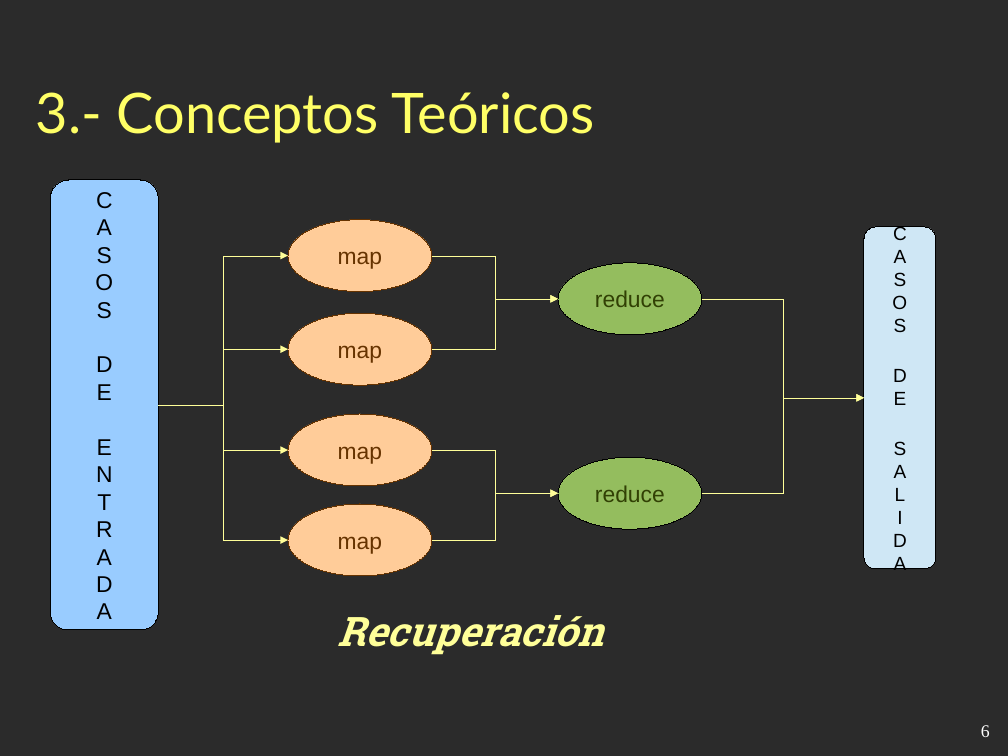
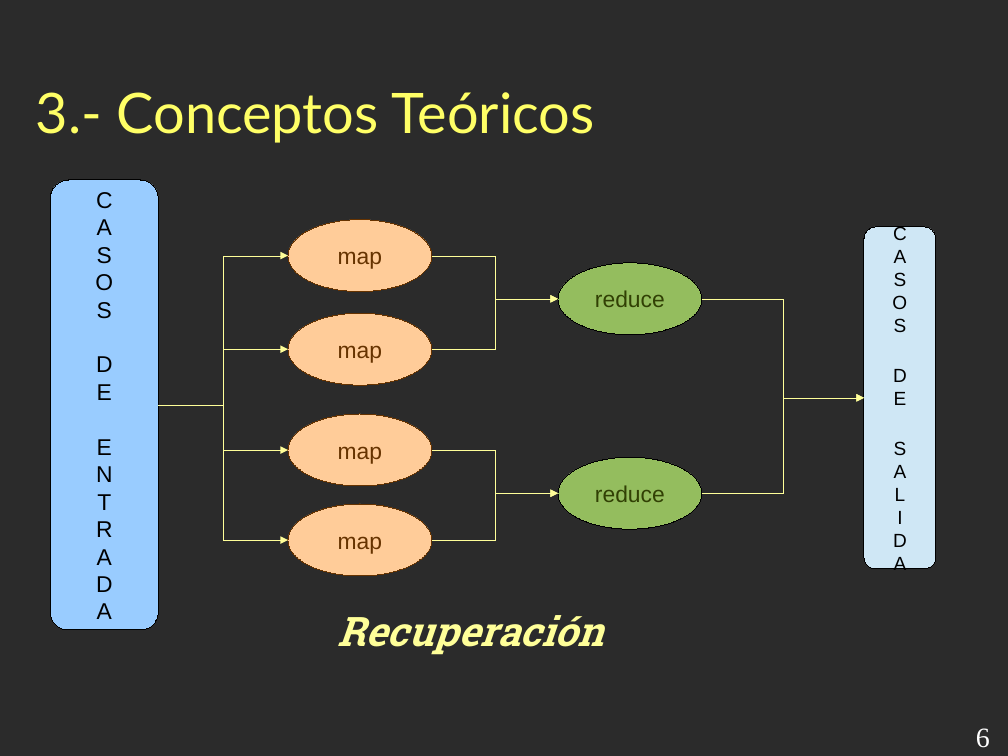
Before and after one commit to esbaixauli/proyecto-ii-ubu, a slide deck: slide 6 of trunk/Documentación/Presentación.odp. Drawn at 1008x756 pixels with LibreOffice and Linux fonts; fonts in the diff are those of the drawing; background and template pictures are left out; a plain dark background stands for a picture behind light text. Boxes give left, top, right and bottom in pixels: in the first picture for what was removed or moved away, otherwise in the second. Text is boxed around its words. In the diff, an @@ line names an element or a change of style, - is before the commit and + after.

```diff
--- a/trunk/Documentación/Presentación.odp
+++ b/trunk/Documentación/Presentación.odp
@@ page number at bbox=[976, 728, 990, 748]: size 14 to 22 pt @@
```
Also in this commit, not shown: 8 other slides changed, 2 slides added.
